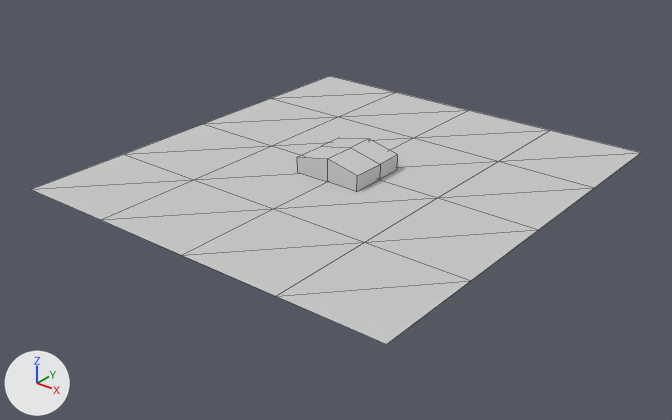
One commit to the FBX model LastNightOfJohnDoe/Assets/FBX/Rooms/Exterior_GEO.FBX: the scene before it, then after it.
Before and after are seen from a 50 mm lens placed at (137.8, -177.0, 102.4), pointed at (-6.4, 3.2, -9.3). Lighting does not change. The marker at lower left points along +X, +Y and +Z. Mesh edges are drawn as thin lines. Where no turn or scale is listed for an object, it has been applied to the vertices. Vertices at the same position are counted once.

The first picture shows 'Casa_GEO', 'Suelo_GEO'.
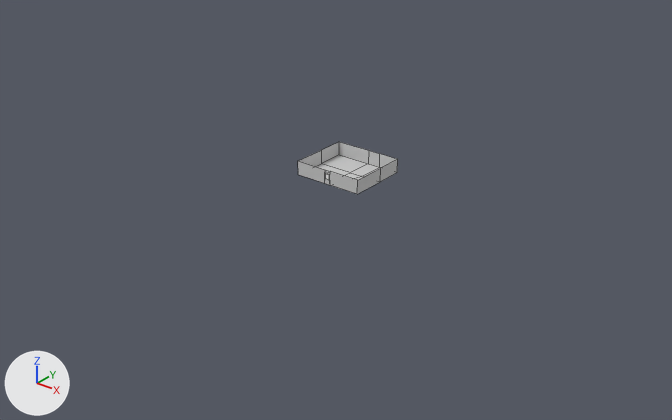
Edits to the scene script, one JSON object a line:
```json
{"op": "add", "block": "mat_exterior_mat", "code": ["mat_exterior_mat = principled_material('Exterior_MAT')", "mat_exterior_mat.base_color = (0.588, 0.588, 0.588)  # light grey #cacaca", "mat_exterior_mat.roughness = 0.859"]}
{"block": "me_mesh", "where": "# used by ob_casa_geo; location = (-8.3, 8.3, 0.0)"}
{"op": "remove", "block": "me_mesh", "code": "me_mesh.from_pydata(...)  # 18 vertices, 16 faces; spans x -9.1..11.4, y -8.1..10.3, z 0.0..6.7"}
{"op": "remove", "block": "me_mesh", "code": "me_mesh.materials.append(mat_suelo_mat)  # light grey #cacaca"}
{"op": "add", "block": "me_mesh", "code": "me_mesh.from_pydata(...)  # 30 vertices, 20 faces; spans x -9.1..11.4, y -7.9..10.3, z -0.8..3.3"}
{"block": "me_mesh", "change": "me_mesh part 1: the whole mesh is rebuilt"}
{"op": "add", "block": "me_mesh", "code": "me_mesh.materials.append(mat_exterior_mat)  # light grey #cacaca"}
{"op": "remove", "block": "ob_suelo_geo", "code": ["ob_suelo_geo = bpy.data.objects.new('Suelo_GEO', me_mesh_001)", "ob_suelo_geo.location = (-7.2, 10.2, 0.0)"]}
```

Boxes [x1, y1, x2, y2] around the edits, measured in the pictures (672 x 420 px):
```json
{"object": "Suelo_GEO", "change": "deleted", "before": [31, 76, 641, 344]}
{"object": "Casa_GEO", "change": "reshaped", "before": [297, 138, 398, 191], "after": [298, 142, 398, 194]}
```
